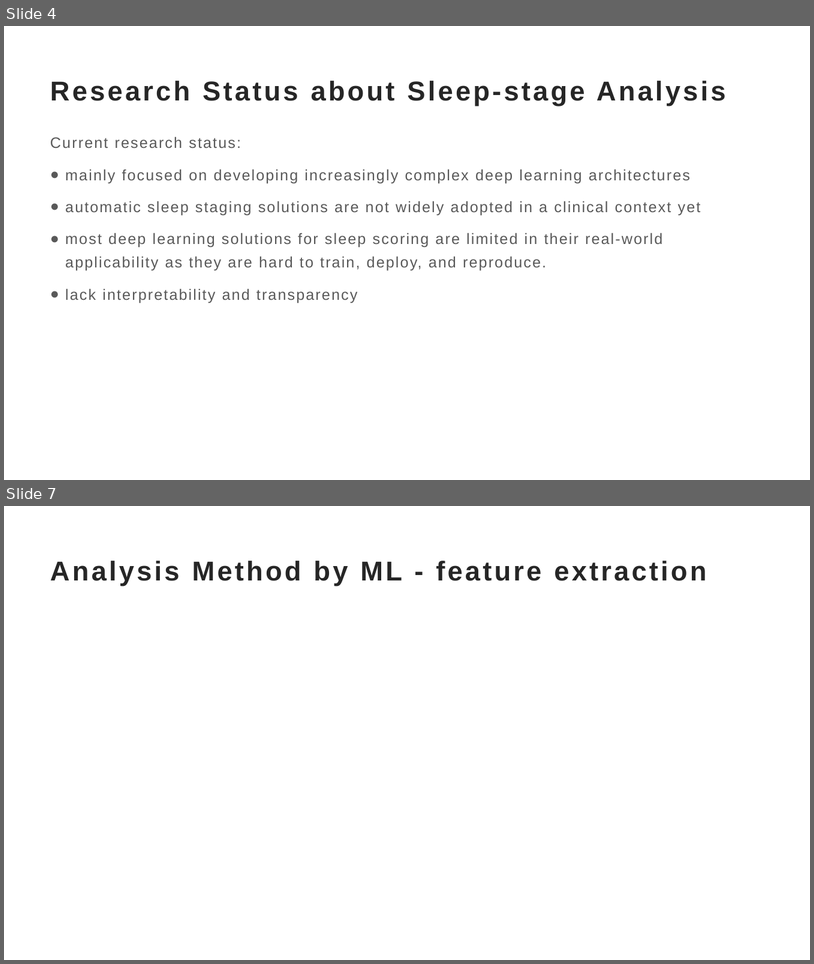
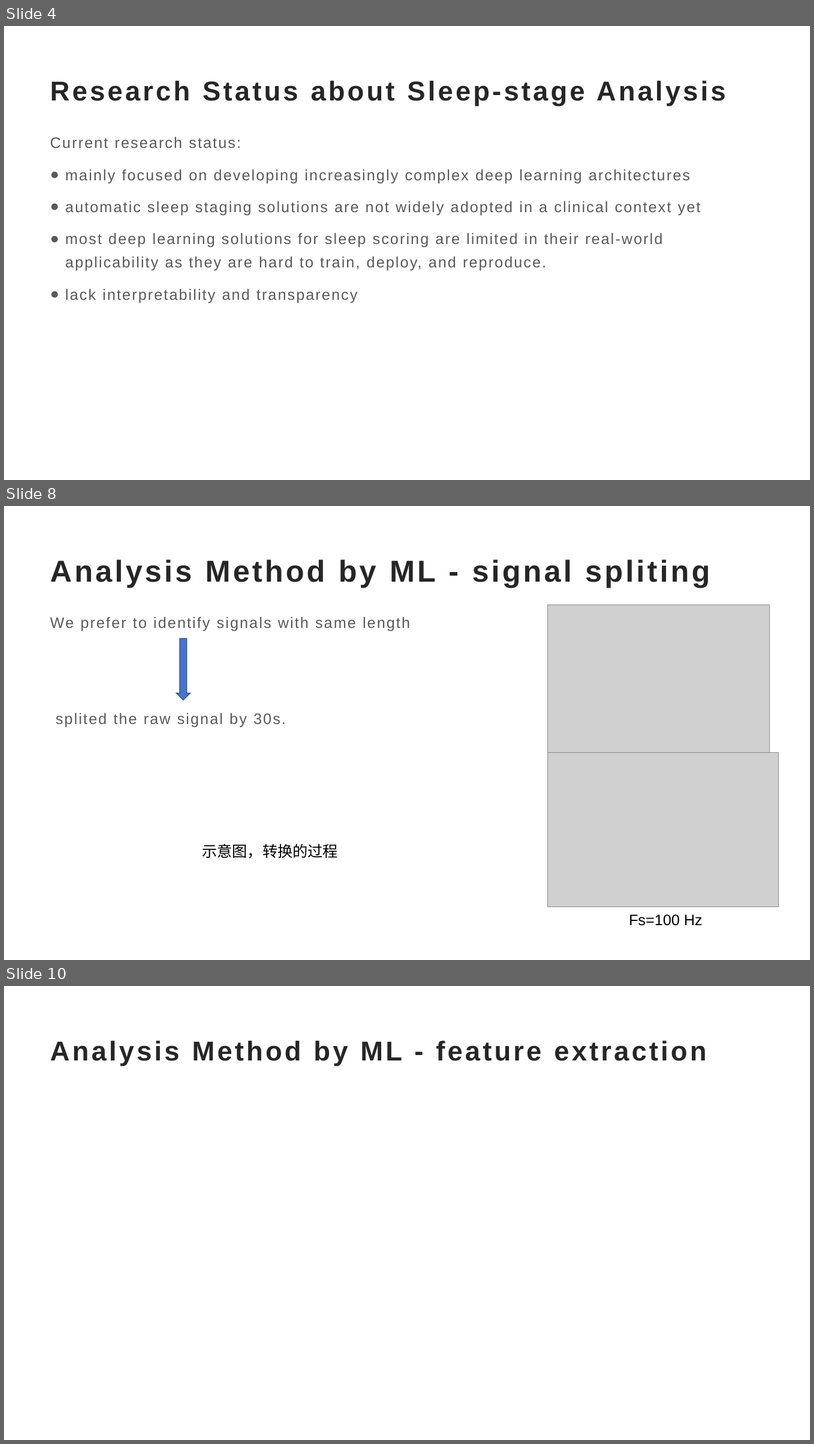
Before and after one commit to TonyHGF/EEG-Sleep-Staging, a slide deck: pre/slides.pptx. Shown one above the other, each under a label of ours: slides 4 and 7 before the commit, slides 4, 8 and 10 after it; the slides between them are not shown. The pictures are 814x964 and 814x1444 pixels, drawn with LibreOffice and Linux fonts; fonts in the diff are those of the drawing; grey boxes stand for pictures. Boxes give left, top, right and bottom in pixels: in the first picture for what was removed or moved away, otherwise in the second. Text is boxed around its words. In the diff, an @@ line names an element or a change of style, - is before the commit and + after.

```diff
--- a/pre/slides.pptx
+++ b/pre/slides.pptx
@@ slide 8 added at (4,506,810,960), background #FFFFFF @@
@@ title added at (50,559,710,588), 36 pt, text #262626, bold @@
+Analysis Method by ML - signal spliting
@@ picture added at (548,604,770,753) @@
@@ text added at (50,616,410,727), 18 pt, text #595959 @@
+We prefer to identify signals with same length
+splited the raw signal by 30s.
@@ down arrow added at (176,639,191,700), fill #4874CB, outline #2E54A1 1 pt @@
@@ picture added at (548,753,780,907) @@
@@ text added at (202,843,338,858), 18 pt, text #000000 @@
+示意图，转换的过程
@@ text added at (629,914,703,925), 18 pt, text #000000 @@
+Fs=100 Hz
@@ what was slide 7 is now slide 10 @@
```
Also in this commit, not shown: 5 slides changed, 2 other slides added, 16 other files.
